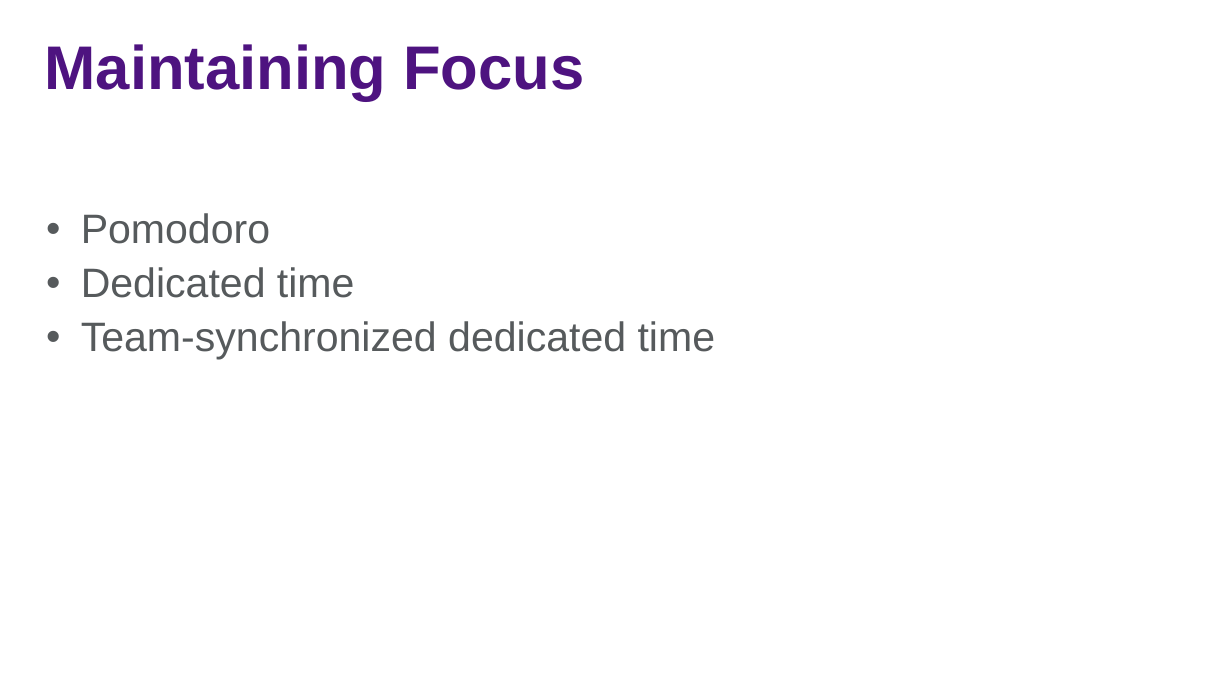
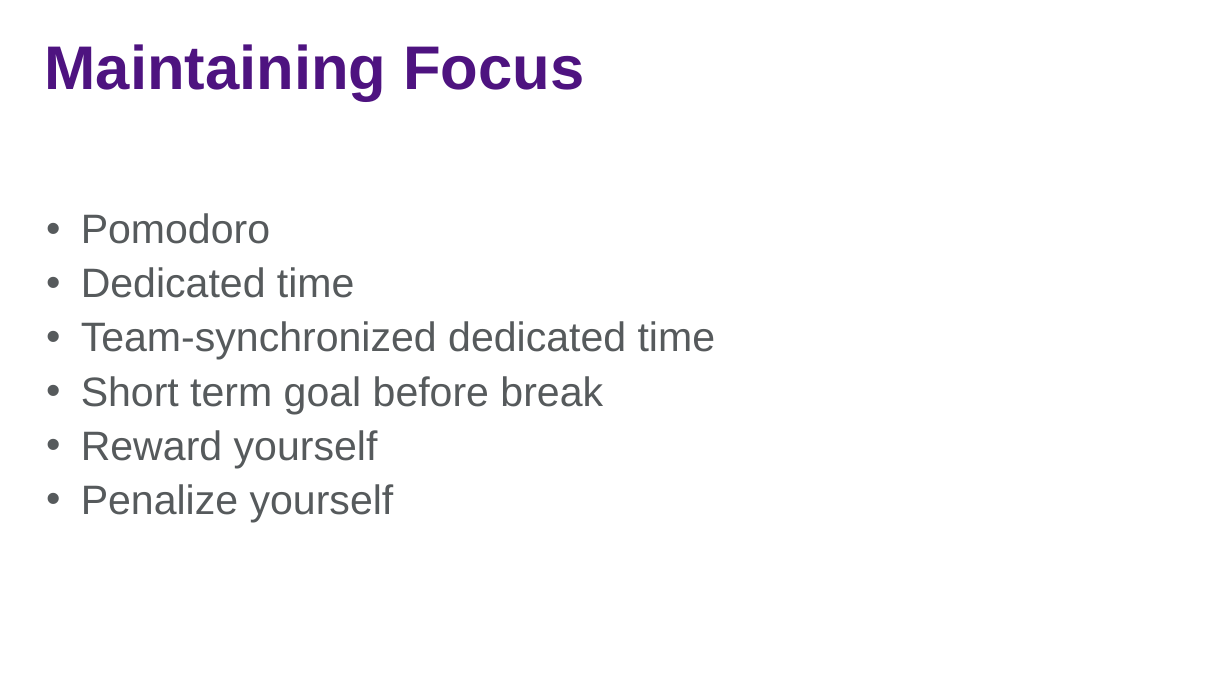
Before and after one commit to jasonjwood/presentations, a slide deck: slide 26 of InFusion2016 - Getting It Done - Jason Wood.pptx. Drawn at 1232x693 pixels with LibreOffice and Linux fonts; fonts in the diff are those of the drawing; background and template pictures are left out. Boxes give left, top, right and bottom in pixels: in the first picture for what was removed or moved away, otherwise in the second. Text is boxed around its words. In the diff, an @@ line names an element or a change of style, - is before the commit and + after.

```diff
--- a/InFusion2016 - Getting It Done - Jason Wood.pptx
+++ b/InFusion2016 - Getting It Done - Jason Wood.pptx
@@ text at [81, 376, 603, 522]: paragraphs added @@
+• Short term goal before break
+• Reward yourself
+• Penalize yourself
```
Also in this commit, not shown: 9 other slides changed, 1 slide added.
